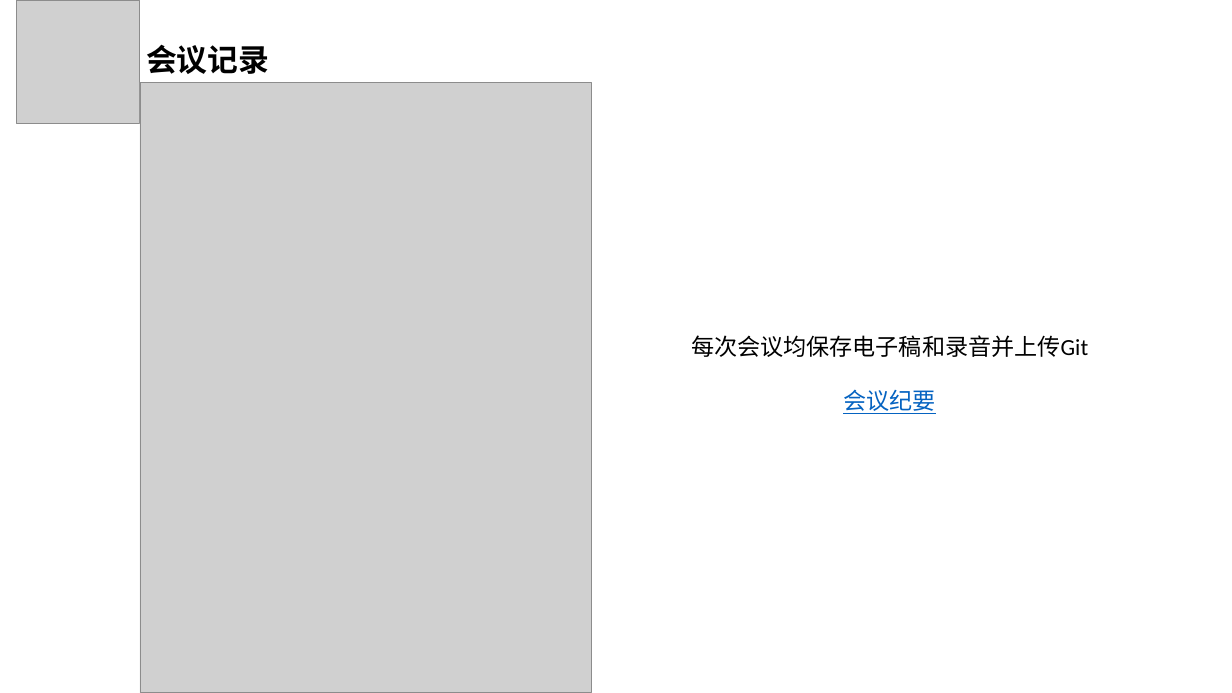
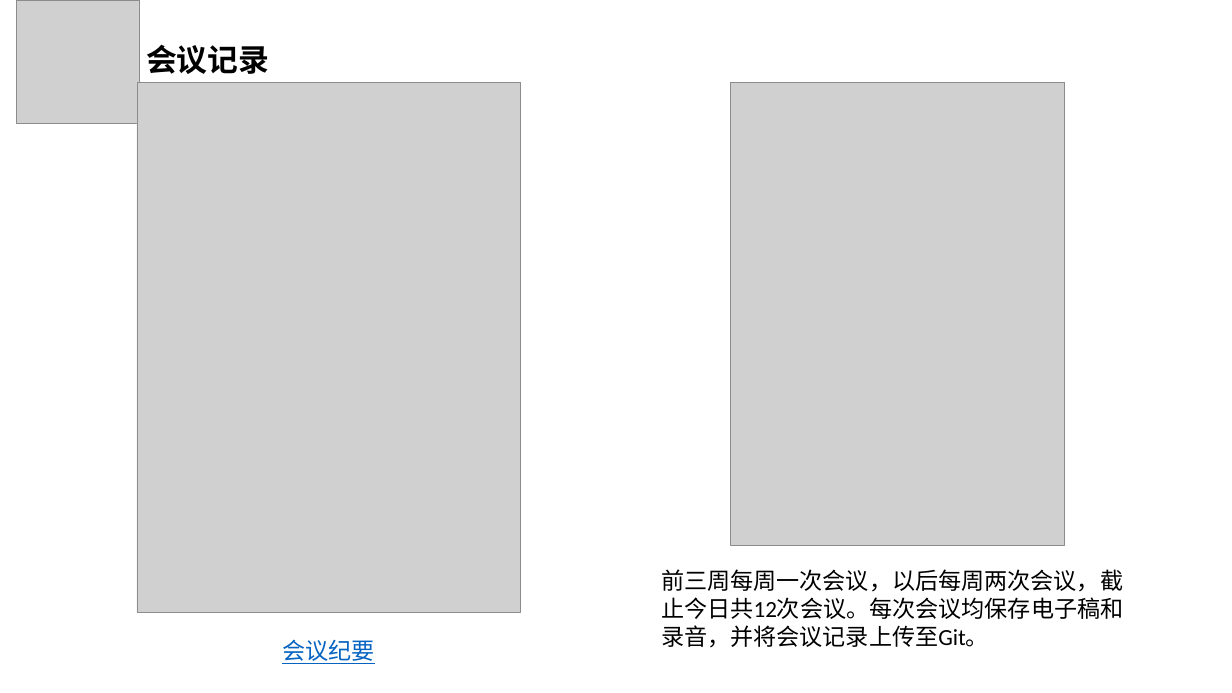
Before and after one commit to SE2020-G7/footprint, a slide deck: slide 26 of 评审PPT/需求分析/项目需求设计-G07.pptx. Drawn at 1232x693 pixels with LibreOffice and Linux fonts; fonts in the diff are those of the drawing; grey boxes stand for pictures. Boxes give left, top, right and bottom in pixels: in the first picture for what was removed or moved away, otherwise in the second. Text is boxed around its words. In the diff, an @@ line names an element or a change of style, - is before the commit and + after.

```diff
--- a/评审PPT/需求分析/项目需求设计-G07.pptx
+++ b/评审PPT/需求分析/项目需求设计-G07.pptx
@@ picture resized from (x1=140, y1=82, x2=592, y2=693) to (x1=137, y1=82, x2=520, y2=613) @@
@@ picture added at (x1=731, y1=82, x2=1066, y2=546) @@
@@ text at (x1=661, y1=569, x2=1123, y2=648): text changed @@
-每次会议均保存电子稿和录音并上传Git
+前三周每周一次会议，以后每周两次会议，截止今日共12次会议。每次会议均保存电子稿和录音，并将会议记录上传至Git。
@@ text "会议纪要" moved from (x1=843, y1=389, x2=935, y2=414) to (x1=282, y1=639, x2=374, y2=664) @@
```
Also in this commit, not shown: 19 other slides changed, 2 slides added, 2 slides removed.
